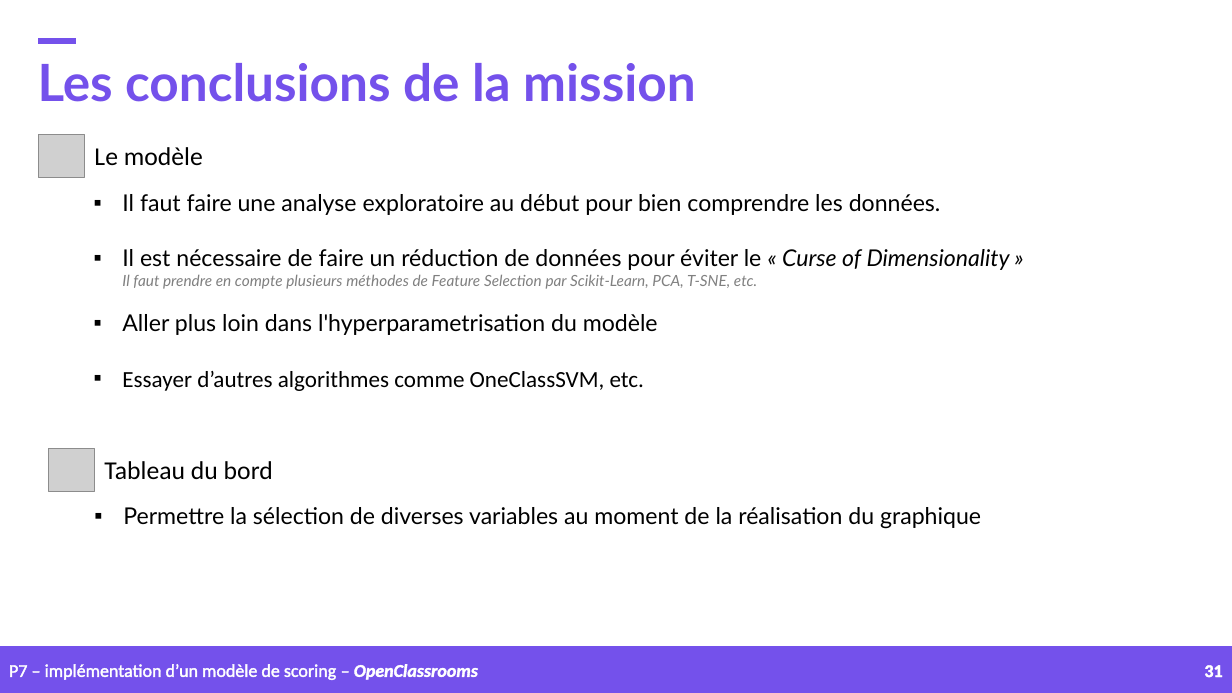
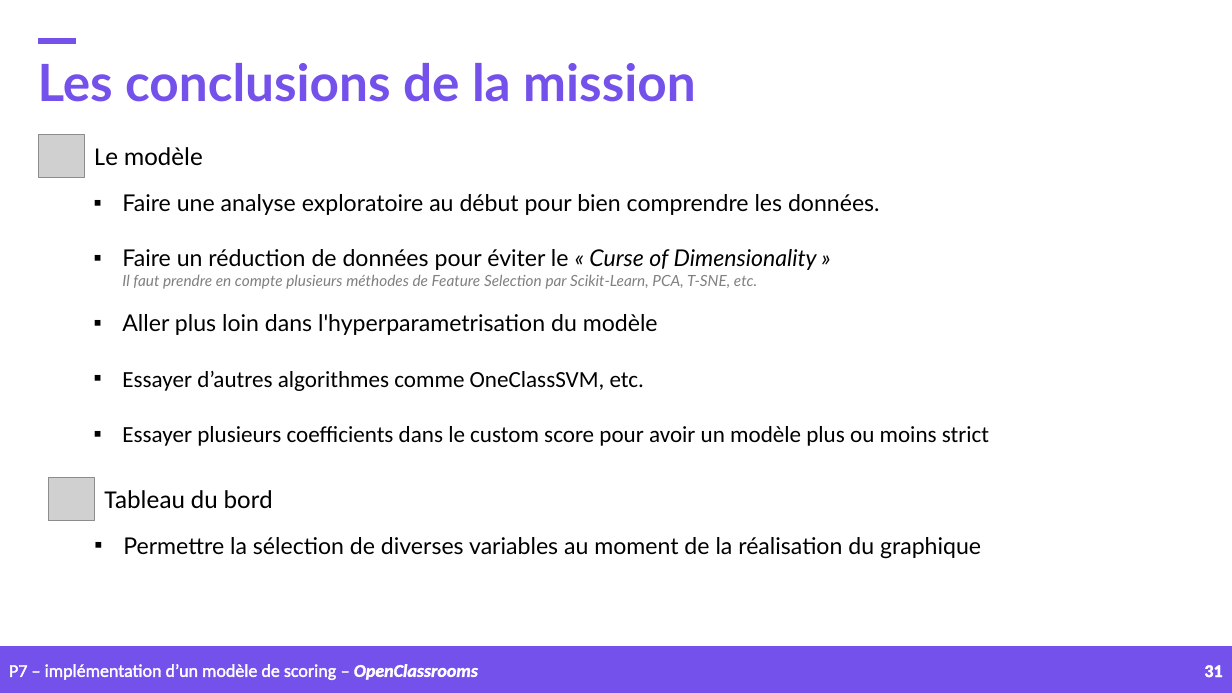
Before and after one commit to samirhinojosa/OC-P7-IMPLEMENT-A-SCORING-MODEL, a slide deck: slide 31 of supports/P7_presentation_final_v3.pptx. Drawn at 1232x693 pixels with LibreOffice and Linux fonts; fonts in the diff are those of the drawing; grey boxes stand for pictures; background and template pictures are left out. Boxes give left, top, right and bottom in pixels: in the first picture for what was removed or moved away, otherwise in the second. Text is boxed around its words. In the diff, an @@ line names an element or a change of style, - is before the commit and + after.

Commit message:
presentation finished

```diff
--- a/supports/P7_presentation_final_v3.pptx
+++ b/supports/P7_presentation_final_v3.pptx
@@ text at (122,194,880,289): text changed; italic on @@
-▪ Il faut faire une analyse exploratoire au début pour bien comprendre les données.
-▪ Il est nécessaire de faire un réduction de données pour éviter le « Curse of Dimensionality »
-  Il faut prendre en compte plusieurs méthodes de Feature Selection par Scikit-Learn, PCA, T-SNE, etc.
+▪ Faire une analyse exploratoire au début pour bien comprendre les données.
+▪ Faire un réduction de données pour éviter le « Curse of Dimensionality »
+  Il faut prendre en compte plusieurs méthodes de Feature Selection par Scikit-Learn, PCA, T-SNE, etc.
@@ text at (122,426,989,446): paragraph added @@
+▪ Essayer plusieurs coefficients dans le custom score pour avoir un modèle plus ou moins strict
@@ 2 texts, 1 picture: place and size @@
-2 texts, 1 picture at (48,448,981,529)
+2 texts, 1 picture at (48,478,981,559)
```
Also in this commit, not shown: 7 other slides changed, 5 other files.
